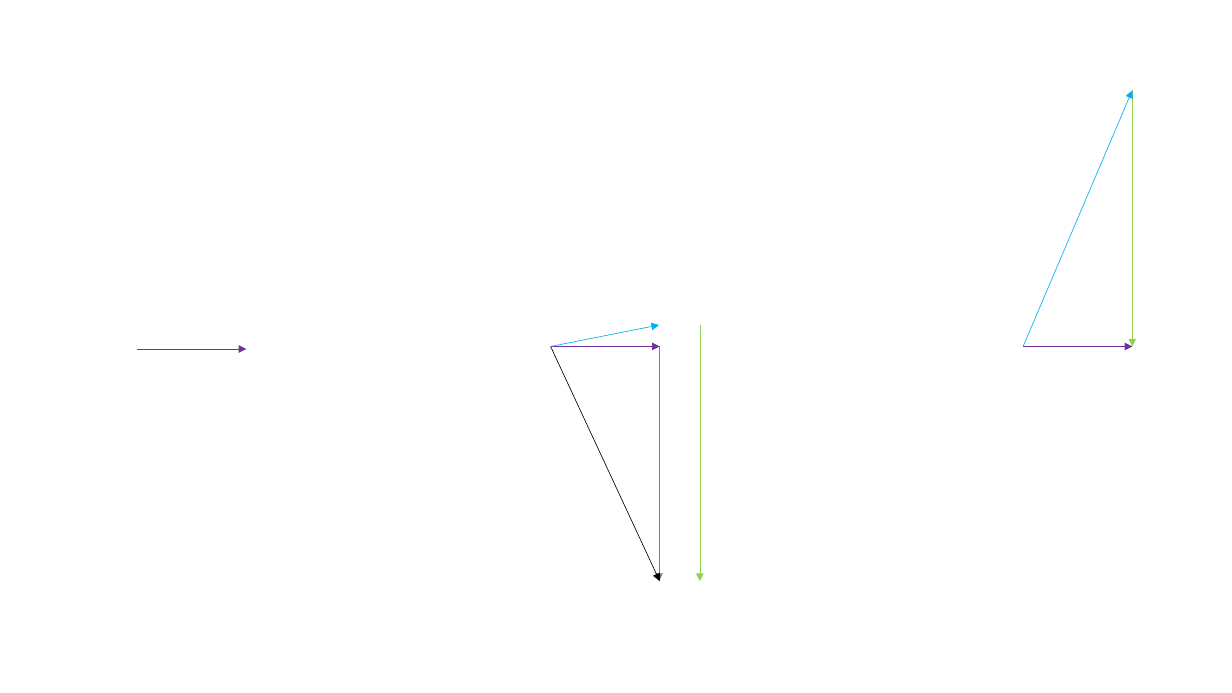
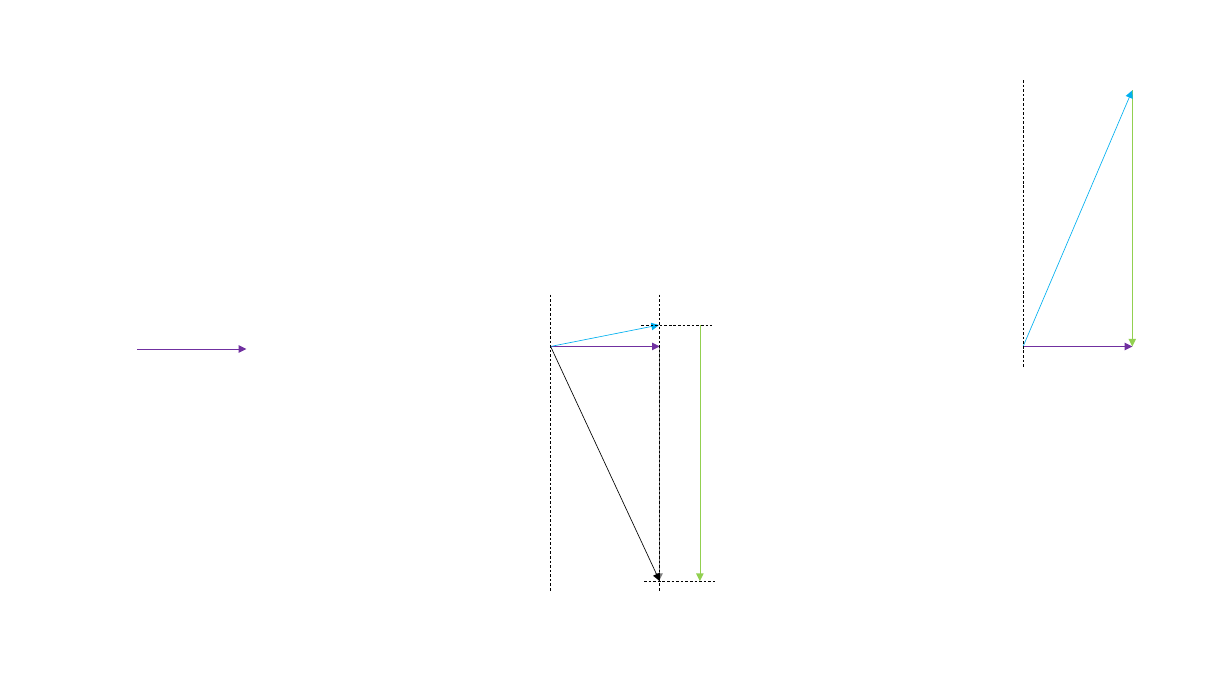
Before and after one commit to nemet3D/Master-s-Thesis---UPT, a slide deck: slide 1 of figures/speed_triangles_1.pptx. Drawn at 1232x693 pixels with LibreOffice and Linux fonts; fonts in the diff are those of the drawing. Boxes give left, top, right and bottom in pixels: in the first picture for what was removed or moved away, otherwise in the second. Text is boxed around its words. In the diff, an @@ line names an element or a change of style, - is before the commit and + after.

```diff
--- a/figures/speed_triangles_1.pptx
+++ b/figures/speed_triangles_1.pptx
@@ line added from (1023, 80) to (1023, 368), #000000 0.5 pt dashed @@
@@ line added from (551, 295) to (551, 592), #000000 0.5 pt dashed @@
@@ line added from (659, 295) to (659, 592), #000000 0.5 pt dashed @@
@@ line added from (641, 325) to (713, 325), #000000 0.5 pt dashed @@
@@ line added from (644, 581) to (715, 581), #000000 0.5 pt dashed @@
```
Also in this commit, not shown: 6 other files.
